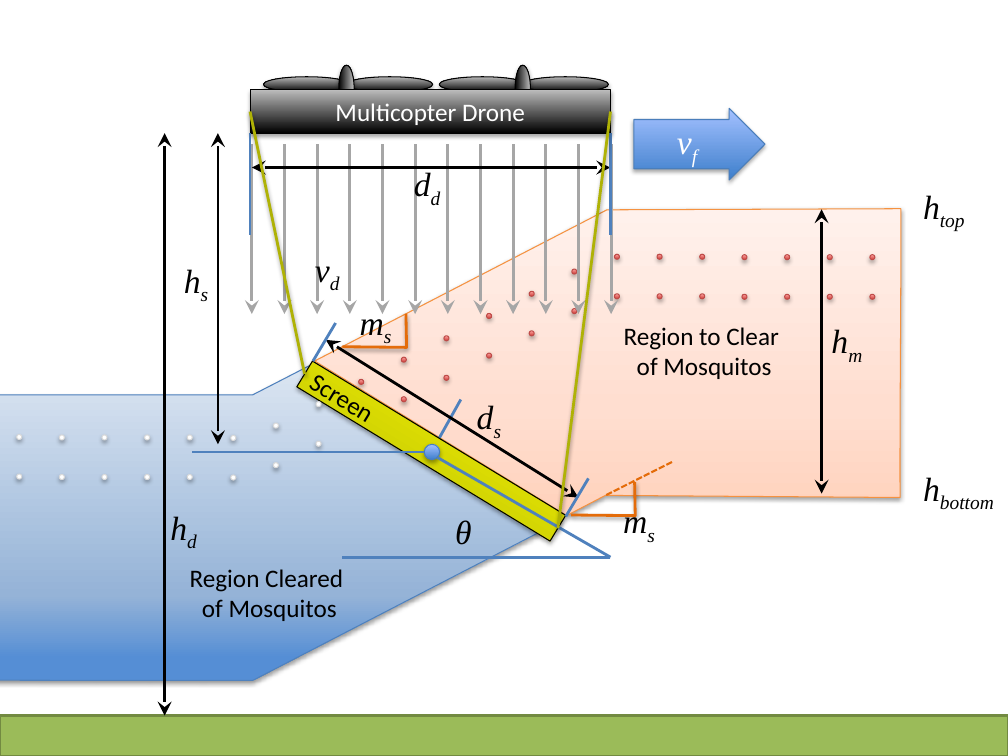
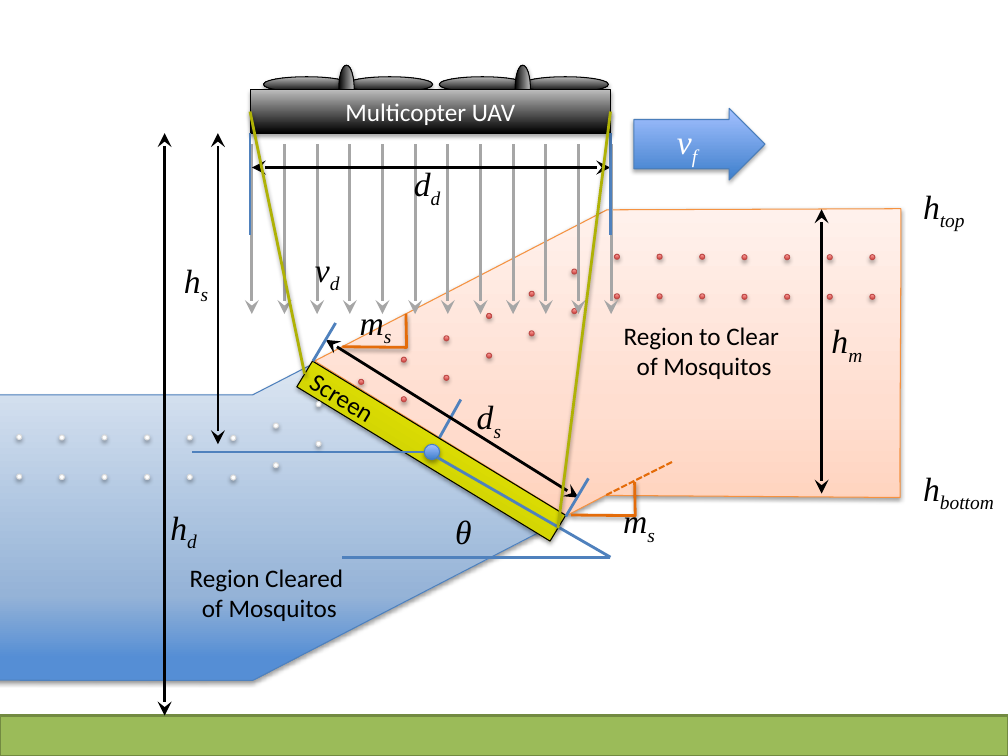
Before and after one commit to AlpNov/Paper_Mosquito_drone, a slide deck: slide 1 of pictures/UnusedFigures/DroneConfigs.pptx. Drawn at 1008x756 pixels with LibreOffice and Linux fonts; fonts in the diff are those of the drawing. Boxes give left, top, right and bottom in pixels: in the first picture for what was removed or moved away, otherwise in the second. Text is boxed around its words. In the diff, an @@ line names an element or a change of style, - is before the commit and + after.

Commit message:
removed word 'drone' to UAV

```diff
--- a/pictures/UnusedFigures/DroneConfigs.pptx
+++ b/pictures/UnusedFigures/DroneConfigs.pptx
@@ text in rectangle at bbox=[345, 103, 515, 128]: text changed @@
-Multicopter Drone
+Multicopter UAV
```
Also in this commit, not shown: 6 other files.
